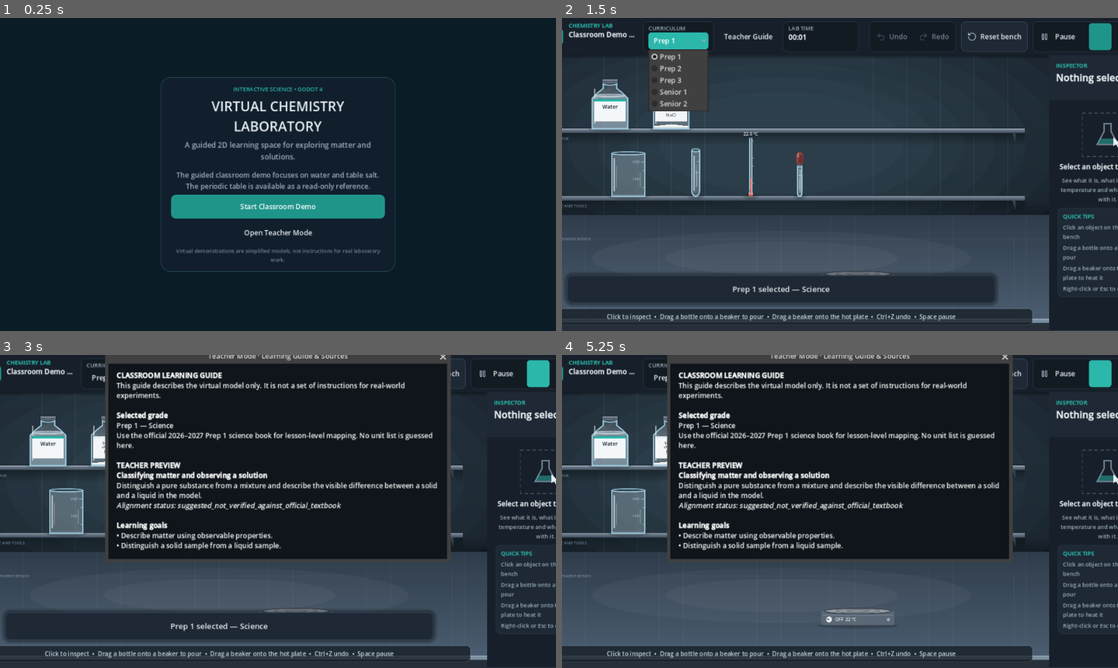
Above: before the commit, frames 1-4 (two rows, left to right).
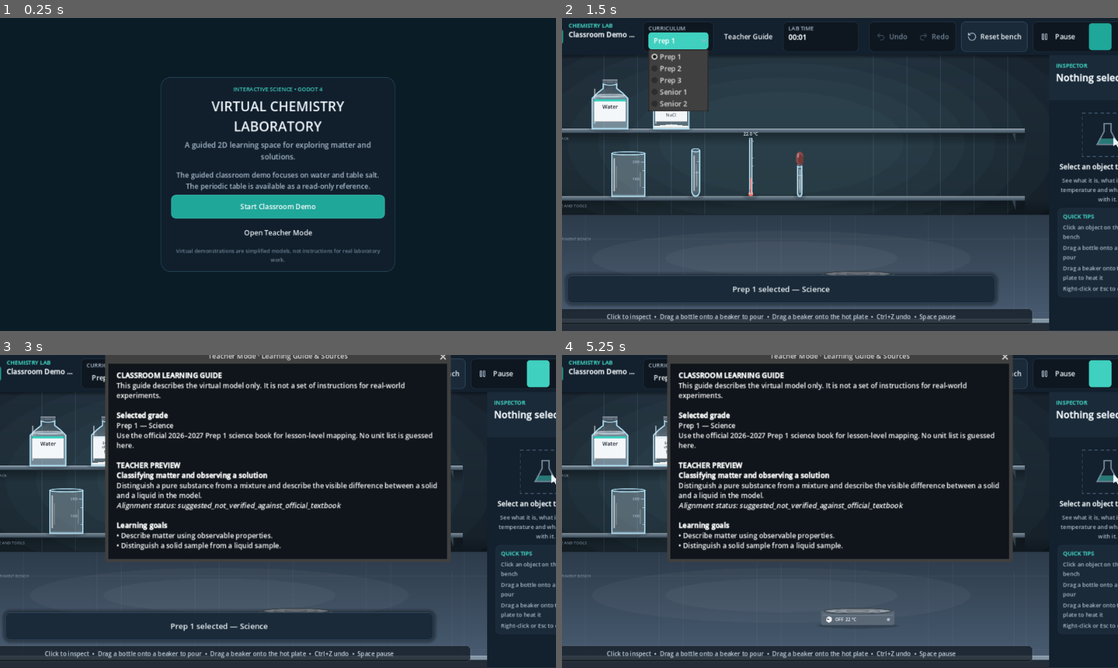
Above: after the commit, the same moments.

Repository: KareemMohammadeen/chemistry-lab-2d
Game: Godot game, scene res://scenes/main.tscn
Same seed, same stepped clock (60 frames per second), same inputs: the game is played once before the commit and once after it.
Inputs (mouse positions are in pixels of both pictures, inside the frame that each line leads up to):
- Up to frame 1 (0.25 s): no input
- Up to frame 2 (1.5 s): click "Start Classroom Demo" at 0.5 s; click "Prep 1" at 1.25 s
- Up to frame 3 (3 s): click "Teacher Guide" at 2 s; click (539, 373) at 2.75 s
- Up to frame 4 (5.25 s): click "Prep 1" at 3.5 s; click "Teacher Guide" at 4.25 s; click (1101, 373) at 5 s

The runs differ from the first frame. In frame 2, 0.5% of the frame differs, in the area x 5-27%, y 4-27%; in frame 3, 0.4%; in frame 4, 0.4%.

Commit message:
Refresh the laboratory color system for the modern dashboard redesign

Diff:
--- a/scripts/core/lab_colors.gd
+++ b/scripts/core/lab_colors.gd
@@ -1,50 +1,51 @@
 class_name LabColors
 extends RefCounted
-## Colour tokens for the whole application (dark slate scientific look). Scenes, views and the
+## Colour tokens for the whole application (modern dark glass look). Scenes, views and the
 ## theme use these names, never raw colour values, so a theme change is a one-file edit.
 
 # ---- application chrome
-const BACKGROUND := Color("#0F151B")
-const PANEL := Color("#17202A")
-const PANEL_RAISED := Color("#1E2935")
-const PANEL_SUNKEN := Color("#121A22")
-const PANEL_BORDER := Color("#2B3948")
-const PANEL_BORDER_STRONG := Color("#3A4C5E")
+const BACKGROUND := Color("#07111B")
+const BACKGROUND_ALT := Color("#0C1722")
+const PANEL := Color("#13202D")
+const PANEL_RAISED := Color("#1A2A39")
+const PANEL_SUNKEN := Color("#0E1720")
+const PANEL_BORDER := Color("#253647")
+const PANEL_BORDER_STRONG := Color("#385067")
 
 # ---- text
-const TEXT_PRIMARY := Color("#E8EEF3")
-const TEXT_SECONDARY := Color("#9DAEBD")
-const TEXT_MUTED := Color("#6F8294")
-const TEXT_ON_DARK := Color("#EEF2F5")
+const TEXT_PRIMARY := Color("#EEF4F8")
+const TEXT_SECONDARY := Color("#A9BACA")
+const TEXT_MUTED := Color("#708394")
+const TEXT_ON_DARK := Color("#F4F7FA")
 ## Dark text for light surfaces such as the paper labels on bottles and amber chips.
-const INK := Color("#17212B")
+const INK := Color("#16212B")
 
 # ---- accents and status
-const ACCENT := Color("#2BB7AA")
-const ACCENT_STRONG := Color("#1F958A")
-const CYAN := Color("#46C6E4")
-const SECONDARY := Color("#8B86F0")
-const INFO := Color("#4C93E6")
-const HEAT := Color("#F2A03B")
-const WARNING := Color("#F2B53B")
-const DANGER := Color("#E5584F")
-const SUCCESS := Color("#4DB37A")
+const ACCENT := Color("#40D0C0")
+const ACCENT_STRONG := Color("#1FA79A")
+const CYAN := Color("#63D5F0")
+const SECONDARY := Color("#8C87FF")
+const INFO := Color("#5EA2FF")
+const HEAT := Color("#FFB14A")
+const WARNING := Color("#F4C34D")
+const DANGER := Color("#EF6B63")
+const SUCCESS := Color("#59C88A")
 
 # ---- laboratory stage
-const WALL_TOP := Color("#222E3A")
-const WALL_BOTTOM := Color("#18222C")
-const WALL_LINE := Color("#2A3846")
-const WALL_LIGHT := Color("#7FB8C8")
-const BENCH_TOP := Color("#43566A")
+const WALL_TOP := Color("#1F2D3B")
+const WALL_BOTTOM := Color("#121B24")
+const WALL_LINE := Color("#2A3B4C")
+const WALL_LIGHT := Color("#8ED1DF")
+const BENCH_TOP := Color("#40546A")
 const BENCH_GRID := Color(1.0, 1.0, 1.0, 0.05)
-const BENCH_EDGE := Color("#8FA7BA")
-const BENCH_APRON := Color("#1B252F")
-const SHELF_BOARD := Color("#52667A")
-const SHELF_EDGE := Color("#8FA7BA")
-const GLASS_EDGE := Color(0.62, 0.80, 0.88, 0.95)
+const BENCH_EDGE := Color("#96ADC0")
+const BENCH_APRON := Color("#18222D")
+const SHELF_BOARD := Color("#4D6477")
+const SHELF_EDGE := Color("#94AFC2")
+const GLASS_EDGE := Color(0.70, 0.88, 0.96, 0.95)
 const GLASS_FILL := Color(1.0, 1.0, 1.0, 0.12)
-const GLASS_HIGHLIGHT := Color(1.0, 1.0, 1.0, 0.55)
+const GLASS_HIGHLIGHT := Color(1.0, 1.0, 1.0, 0.58)
 const SHADOW := Color(0.0, 0.0, 0.0, 0.38)
 const METAL := Color("#5A6876")
-const RUBBER := Color("#8A3F3F")
-const LIQUID_THERMOMETER := Color("#E5584F")
+const RUBBER := Color("#8D4A4A")
+const LIQUID_THERMOMETER := Color("#EF6B63")
